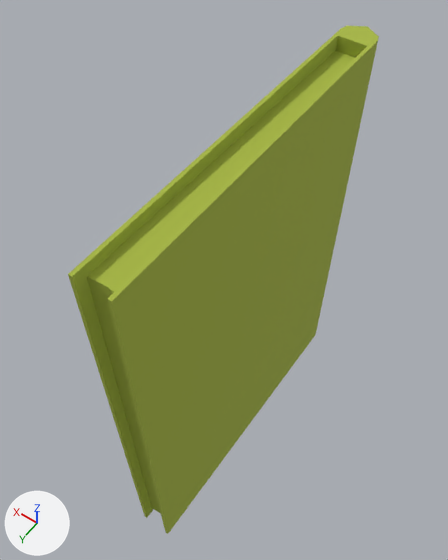
One commit to the FBX model Ripple Effect/Assets/Resources/Models/RoomModels/RE_PropBook04.FBX: the scene before it, then after it.
Both versions are drawn from a 50 mm lens placed at (-0.137, 0.219, 0.367), pointed at (0.024, -0.005, 0.014). The lights are fixed; the arrows at lower left show +X, +Y and +Z. Where no turn or scale is listed for an object, it has been applied to the vertices.

The older version as bpy lines, for what is in view:
```python
mat_matte = principled_material('Matte')
mat_matte.base_color = (0.388, 0.475, 0.051)  # green #a7b740
mat_matte.roughness = 0.859
me_mesh = bpy.data.meshes.new('Mesh')
me_mesh.from_pydata(...)  # 40 vertices, 42 faces; spans x -0.012..0.012, y -0.124..0.124, z -0.161..0.161
me_mesh.materials.append(mat_matte)  # green #a7b740
ob_re_propbook04 = bpy.data.objects.new('RE_PropBook04', me_mesh)
ob_re_propbook04.location = (0.0, 0.0, 0.0)
```
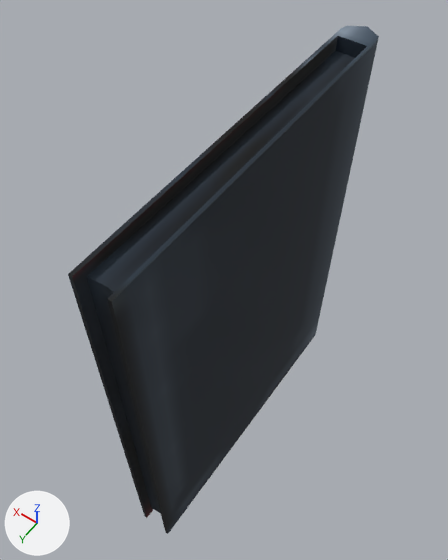
What the commit changed:
Picture 'Albedo_Matte.png' (img_albedo_matte_png) is new.
In material 'Matte' (mat_matte), base_color is no longer (0.388, 0.475, 0.051), green #a7b740.
In material 'Matte' (mat_matte), texture is now set to img_albedo_matte_png, with its transparency.
me_mesh has 40 vertices, 42 faces and spans x -0.012..0.012, y -0.124..0.124, z -0.161..0.161.
me_mesh is used by ob_re_propbook04; location (0.0, 0.0, 0.0).
me_mesh part 1: texture (UV) coordinates of 42 of 42 faces, centred in x -0.012..0.012, y -0.121..0.124, z -0.161..0.161, changed; they spanned u 0.72..1.0, v 0.18..0.96 and now span u 0.25..0.98, v 0.39..0.98.

Location of each change, (x1, y1, x2, y2) in pixels of the pictures (448 x 560 px):
'RE_PropBook04', surface changed (green to black): (68, 25, 379, 534) in both
